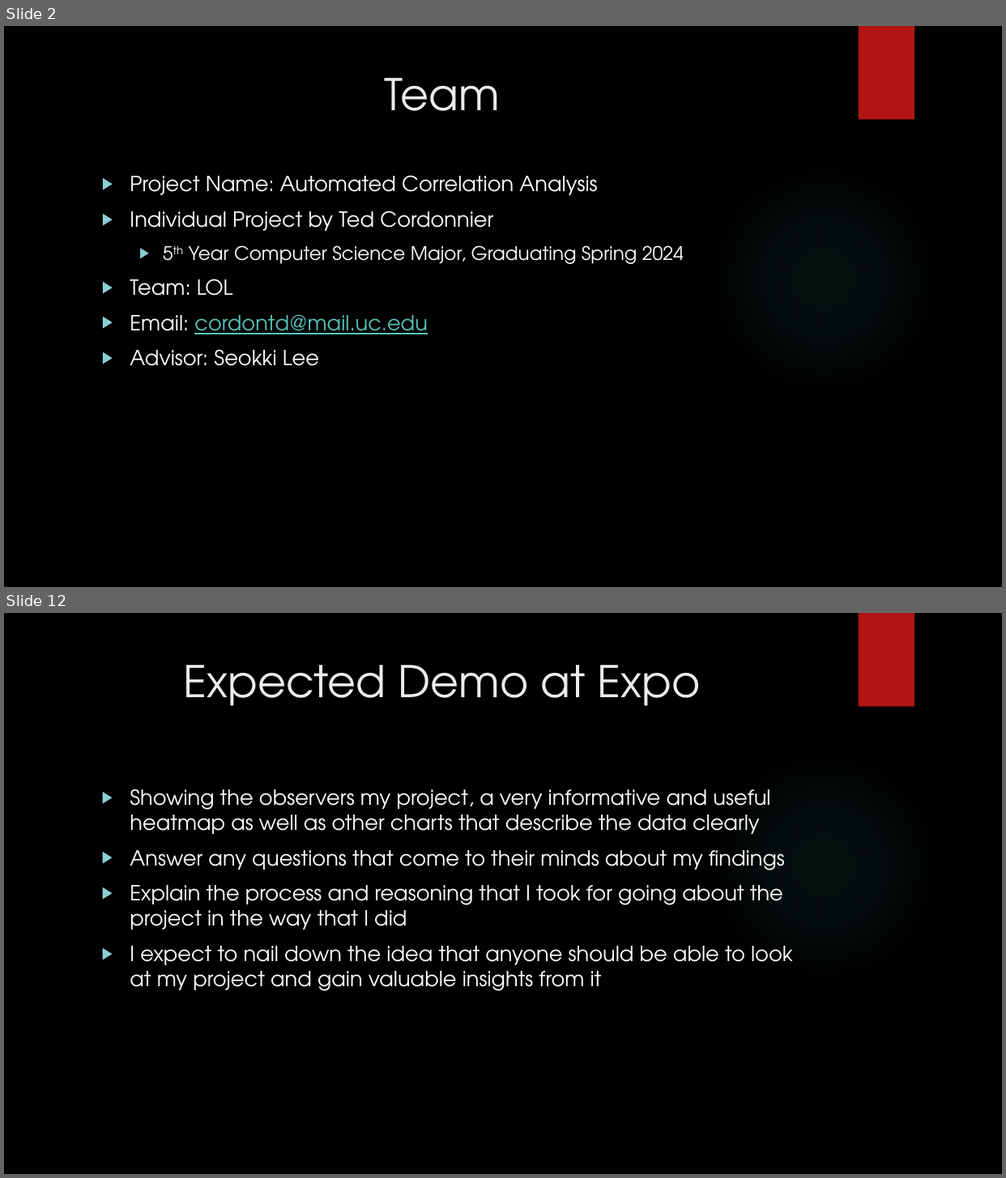
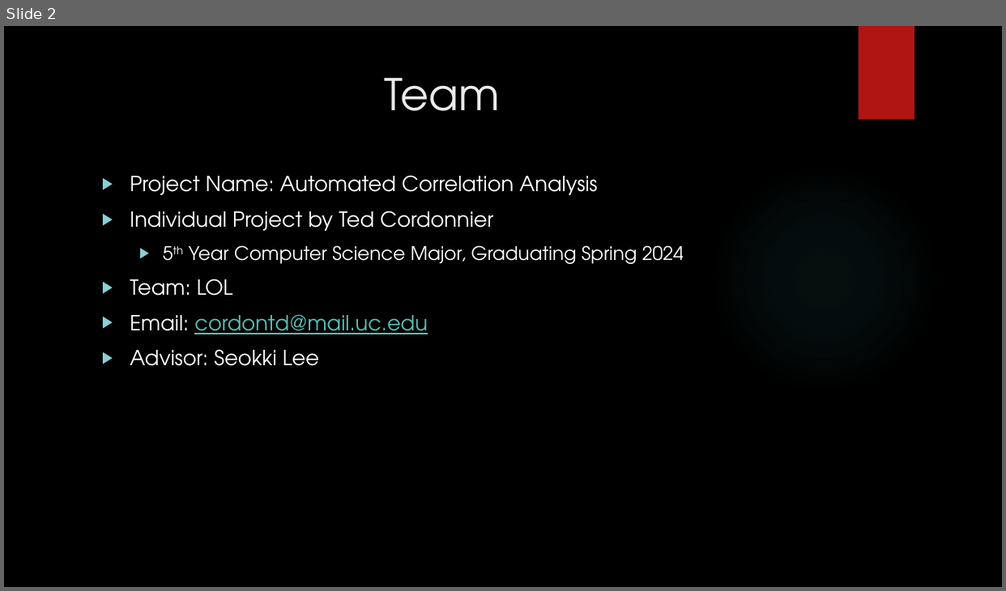
Before and after one commit to tedcordonnier/SeniorDesign, a slide deck: Spring_Presentation.pptx. Shown one above the other, each under a label of ours: slides 2 and 12 before the commit, slide 2 after it; the slides between them are not shown. The pictures are 1006x1178 and 1006x591 pixels, drawn with LibreOffice and Linux fonts; fonts in the diff are those of the drawing; background and template pictures are left out. Boxes give left, top, right and bottom in pixels: in the first picture for what was removed or moved away, otherwise in the second. Text is boxed around its words. In the diff, an @@ line names an element or a change of style, - is before the commit and + after.

```diff
--- a/Spring_Presentation.pptx
+++ b/Spring_Presentation.pptx
@@ slide 12 removed at (4,613,1002,1174), background picture (left out); not listed: 2 template elements that a slide beside it also shows @@
@@ title removed at (183,665,701,706) @@
-Expected Demo at Expo
@@ text removed at (130,789,793,991) @@
-▶ Showing the observers my project, a very informative and useful heatmap as well as other charts that describe the data clearly
-▶ Answer any questions that come to their minds about my findings
-▶ Explain the process and reasoning that I took for going about the project in the way that I did
-▶ I expect to nail down the idea that anyone should be able to look at my project and gain valuable insights from it
```
Also in this commit, not shown: 2 slides changed, 7 slides added, 7 other slides removed, 18 other files.
